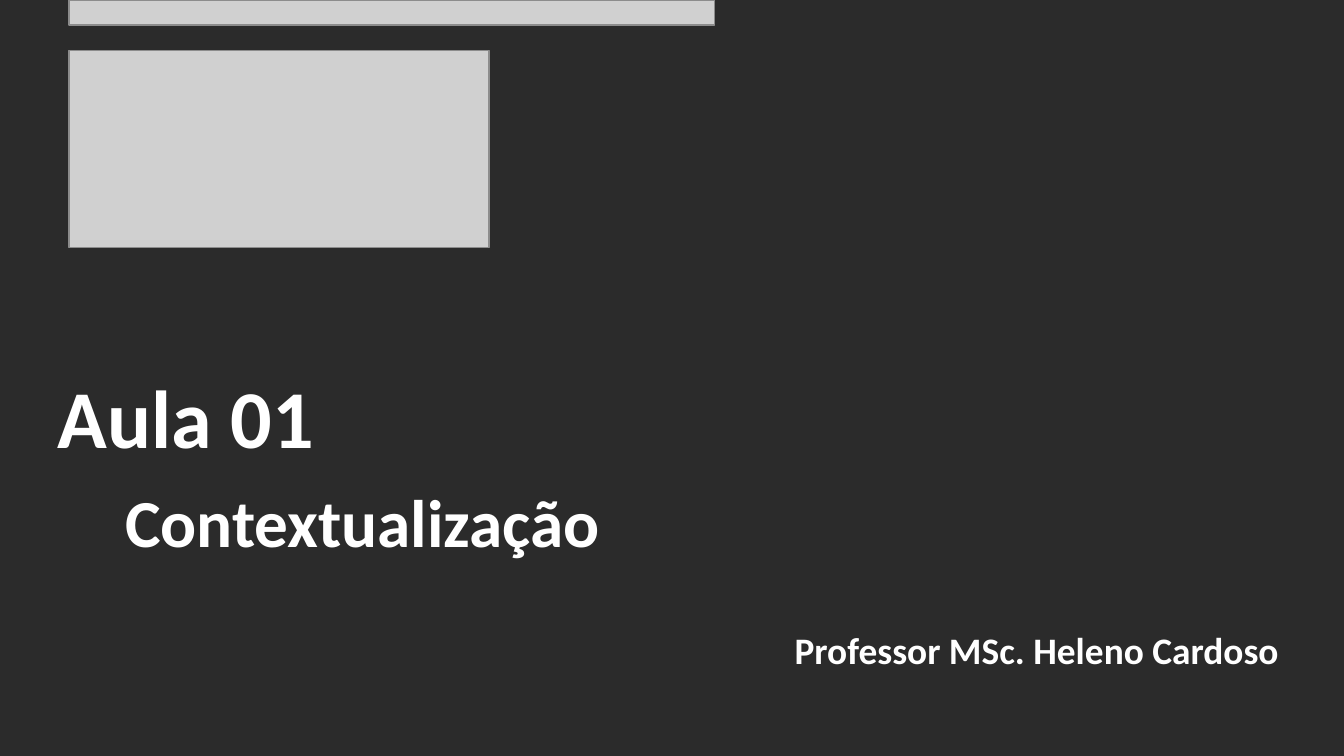
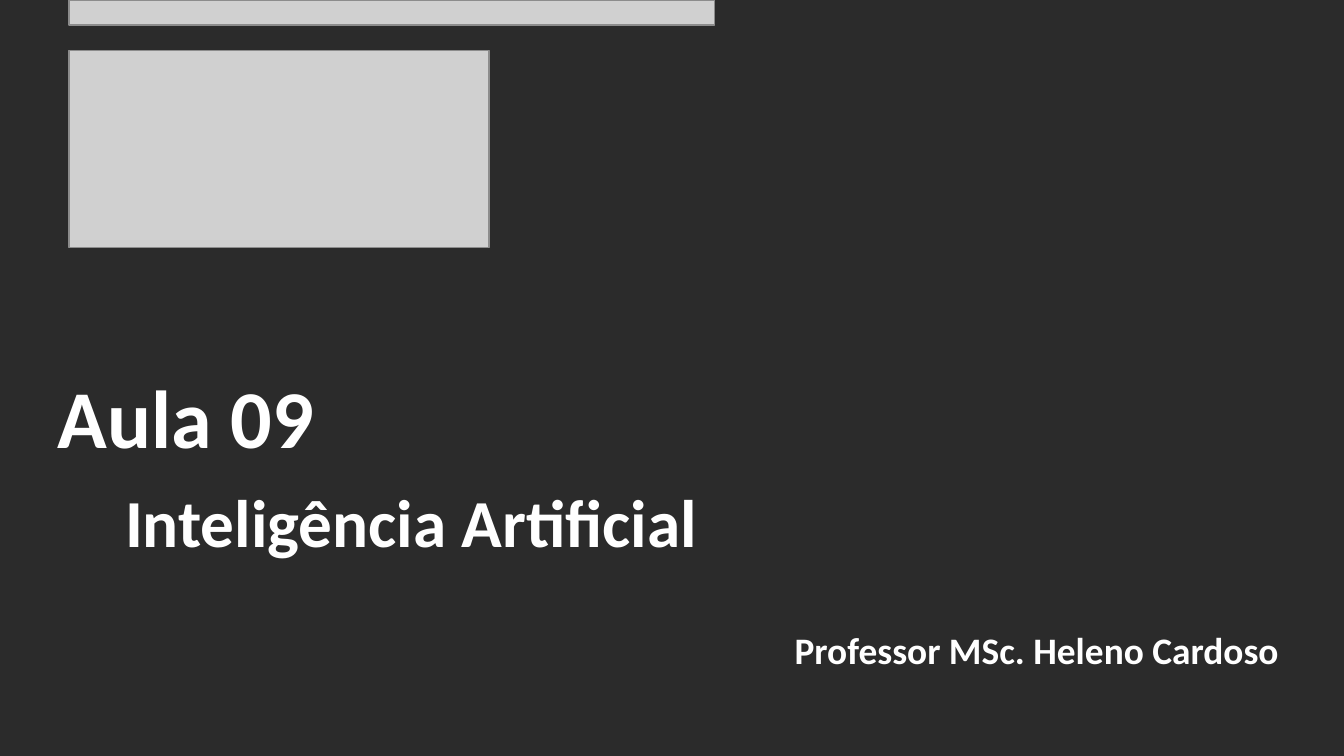
Before and after one commit to CloudEducationBrazil/WydenPythonBigData, a slide deck: slide 2 of 01 Classes/Aula 09 - Python Big Data.pptx. Drawn at 1344x756 pixels with LibreOffice and Linux fonts; fonts in the diff are those of the drawing; grey boxes stand for pictures; background and template pictures are left out; a plain dark background stands for a picture behind light text. Boxes give left, top, right and bottom in pixels: in the first picture for what was removed or moved away, otherwise in the second. Text is boxed around its words. In the diff, an @@ line names an element or a change of style, - is before the commit and + after.

```diff
--- a/01 Classes/Aula 09 - Python Big Data.pptx
+++ b/01 Classes/Aula 09 - Python Big Data.pptx
@@ title at (x1=58, y1=390, x2=696, y2=559): text changed @@
-Aula 01
-Contextualização
+Aula 09
+Inteligência Artificial
```
Also in this commit, not shown: 22 other files.
